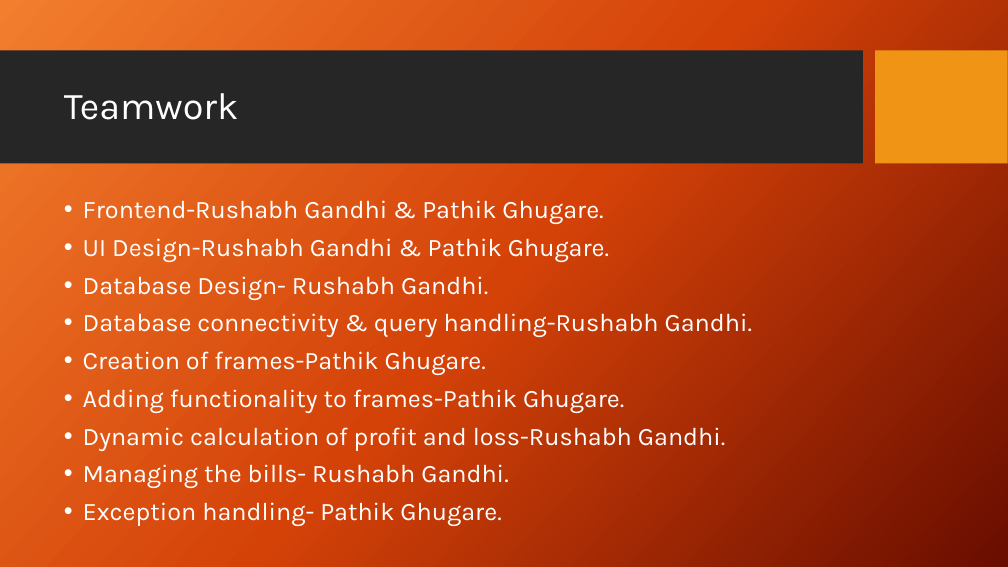
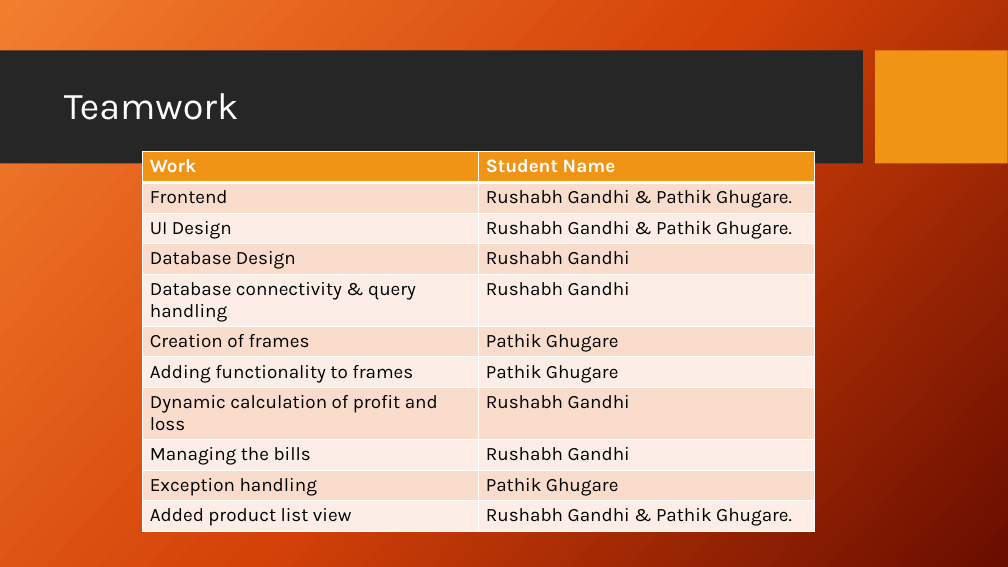
Before and after one commit to pathikg/Store-management-system, a slide deck: slide 9 of KJ Mart.pptx. Drawn at 1008x567 pixels with LibreOffice and Linux fonts; fonts in the diff are those of the drawing; background and template pictures are left out. Boxes give left, top, right and bottom in pixels: in the first picture for what was removed or moved away, otherwise in the second. Text is boxed around its words. In the diff, an @@ line names an element or a change of style, - is before the commit and + after.

```diff
--- a/KJ Mart.pptx
+++ b/KJ Mart.pptx
@@ table added at [142,152,814,530], 11 rows, 2 columns @@
+Work | Student Name
+Frontend | Rushabh Gandhi & Pathik Ghugare.
+UI Design | Rushabh Gandhi & Pathik Ghugare.
+Database Design | Rushabh Gandhi
+Database connectivity & query handling | Rushabh Gandhi
+Creation of frames | Pathik Ghugare
+Adding functionality to frames | Pathik Ghugare
+Dynamic calculation of profit and loss | Rushabh Gandhi
+Managing the bills | Rushabh Gandhi
+Exception handling | Pathik Ghugare
+Added product list view | Rushabh Gandhi & Pathik Ghugare.
@@ text removed at [83,200,752,526] @@
-• Frontend-Rushabh Gandhi & Pathik Ghugare.
-• UI Design-Rushabh Gandhi & Pathik Ghugare.
-• Database Design- Rushabh Gandhi.
-• Database connectivity & query handling-Rushabh Gandhi.
-• Creation of frames-Pathik Ghugare.
-• Adding functionality to frames-Pathik Ghugare.
-• Dynamic calculation of profit and loss-Rushabh Gandhi.
-• Managing the bills- Rushabh Gandhi.
-• Exception handling- Pathik Ghugare.
```
Also in this commit, not shown: 1 slide added, 1 other file.
